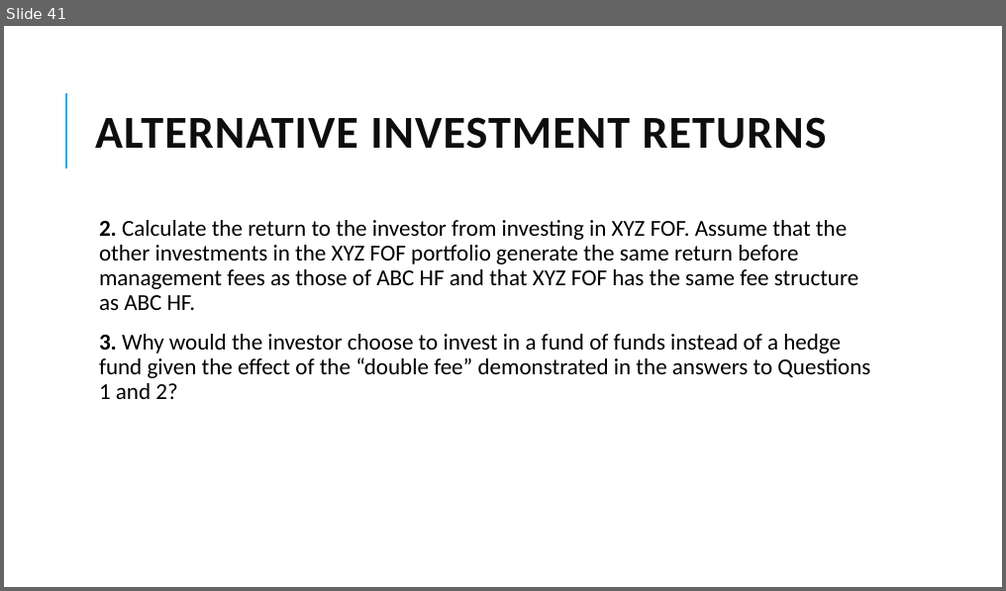
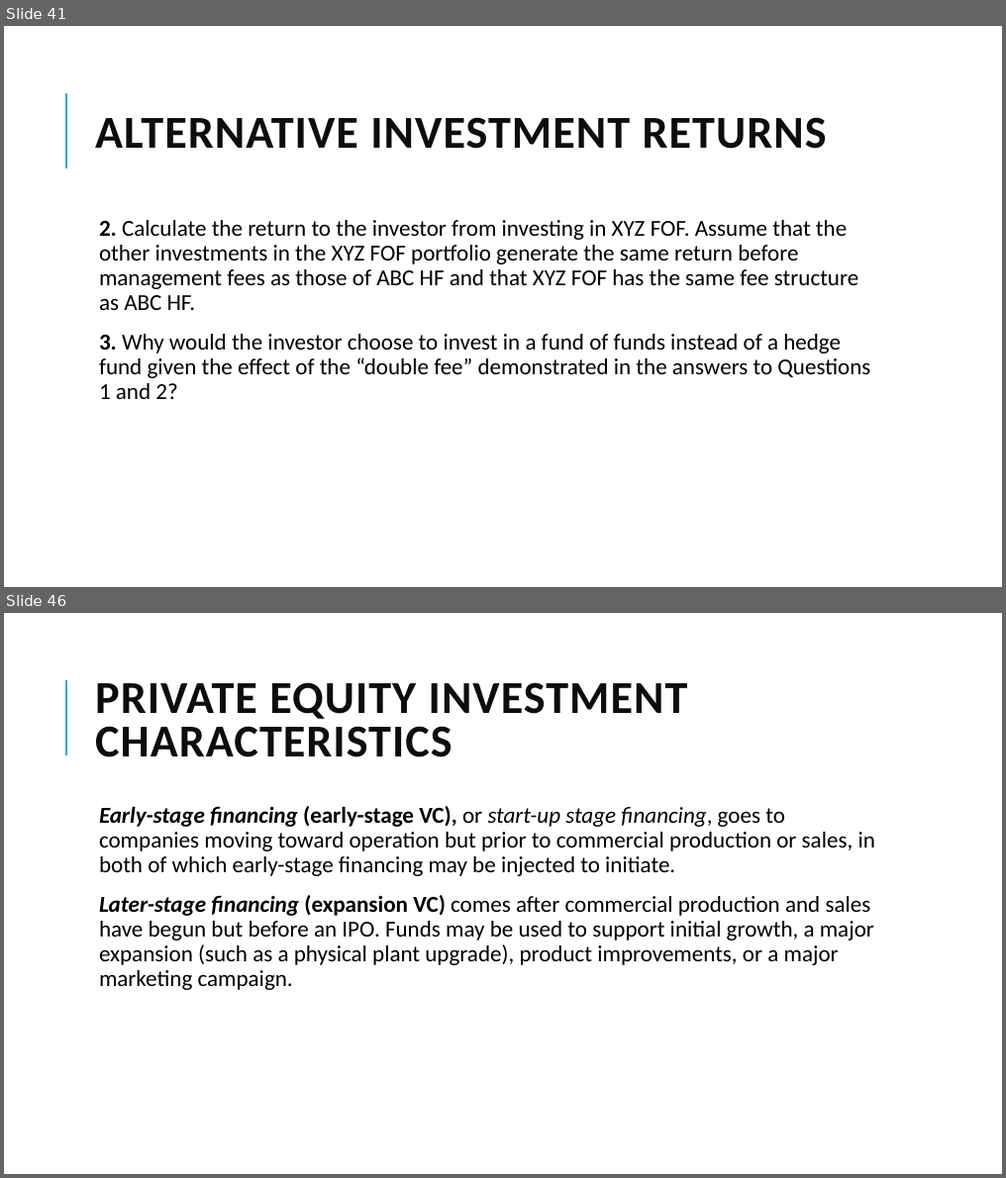
Before and after one commit to Isco0530/data, a slide deck: 2024Alternative.pptx. Shown one above the other, each under a label of ours: slide 41 before the commit, slides 41 and 46 after it; the slides between them are not shown. The pictures are 1006x591 and 1006x1178 pixels, drawn with LibreOffice and Linux fonts; fonts in the diff are those of the drawing. Boxes give left, top, right and bottom in pixels: in the first picture for what was removed or moved away, otherwise in the second. Text is boxed around its words. In the diff, an @@ line names an element or a change of style, - is before the commit and + after.

```diff
--- a/2024Alternative.pptx
+++ b/2024Alternative.pptx
@@ slide 46 added at box(4, 613, 1002, 1174), background #FFFFFF; not listed: 1 template element that a slide beside it also shows @@
@@ title added at box(95, 682, 688, 758), 44 pt, text #0D0D0D, bold @@
+PRIVATE EQUITY INVESTMENT CHARACTERISTICS
@@ text added at box(99, 806, 875, 990), 22 pt, text #000000 @@
+  Early-stage financing (early-stage VC), or start-up stage financing, goes to companies moving toward operation but prior to commercial production or sales, in both of which early-stage financing may be injected to initiate.
+  Later-stage financing (expansion VC) comes after commercial production and sales have begun but before an IPO. Funds may be used to support initial growth, a major expansion (such as a physical plant upgrade), product improvements, or a major marketing campaign.
```
Also in this commit, not shown: 1 slide changed, 6 other slides added.
